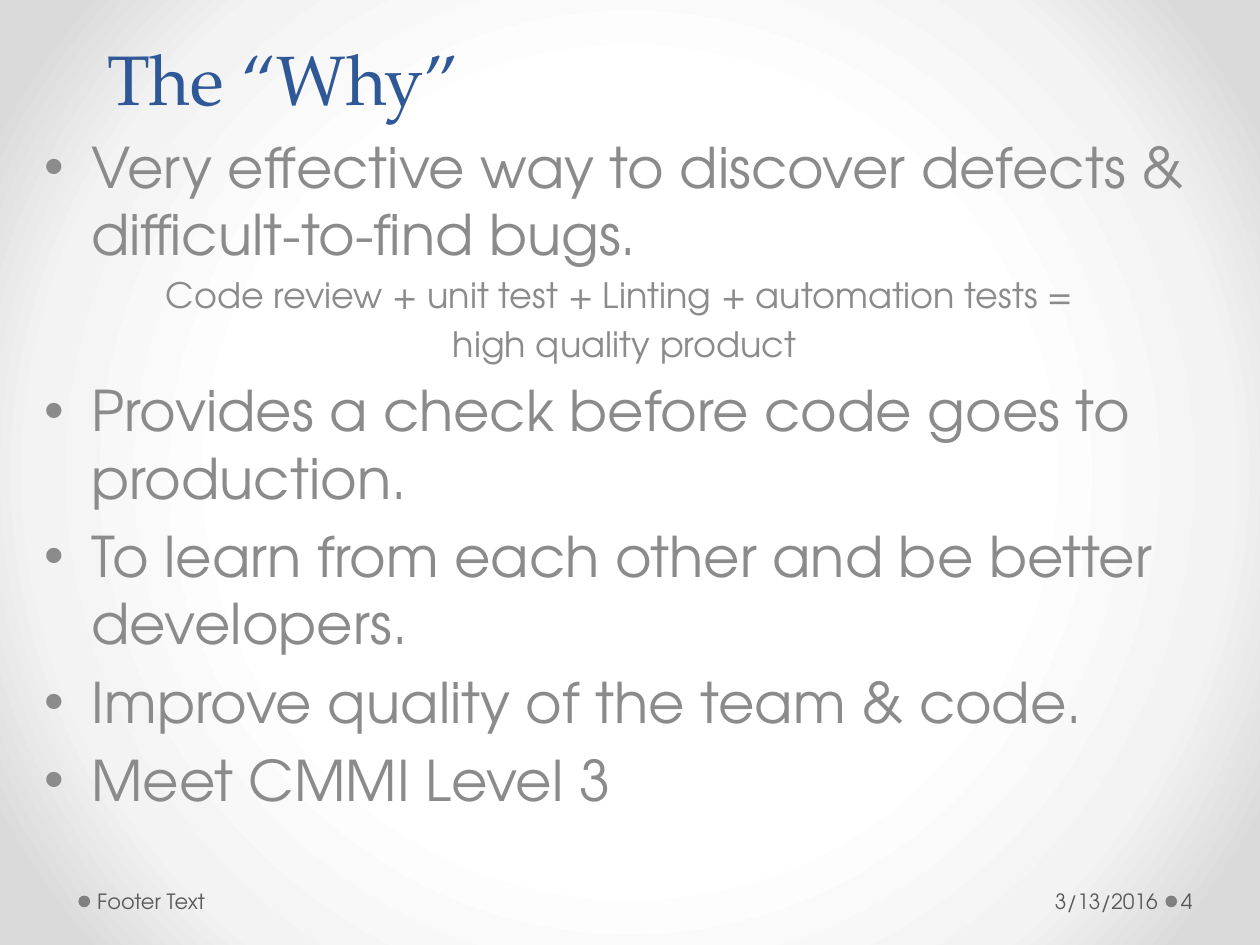
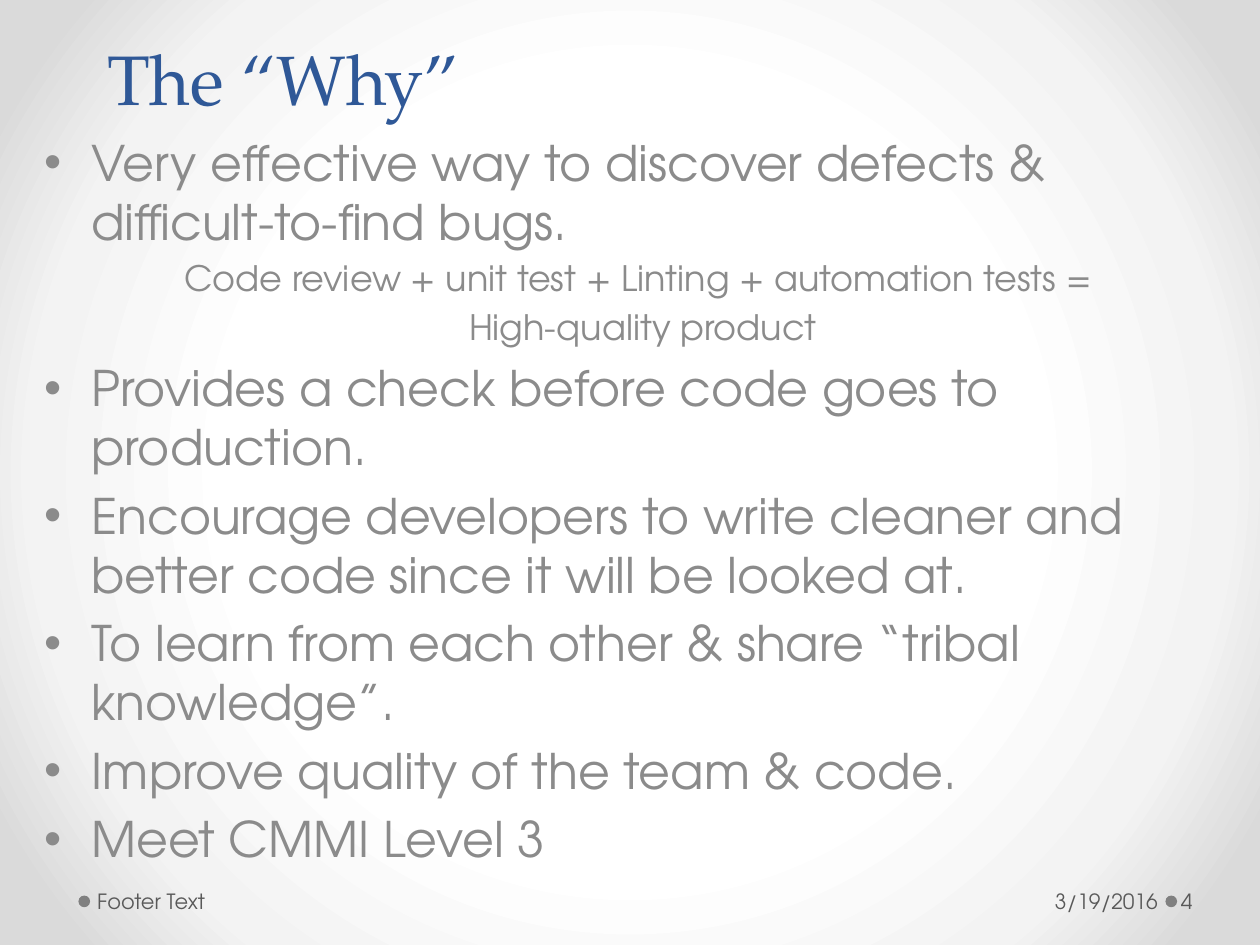
Before and after one commit to h-t-tran/brown, a slide deck: slide 4 of codereview/tech-presentation-effective-codereview.pptx. Drawn at 1260x945 pixels with LibreOffice and Linux fonts; fonts in the diff are those of the drawing. Boxes give left, top, right and bottom in pixels: in the first picture for what was removed or moved away, otherwise in the second. Text is boxed around its words. In the diff, an @@ line names an element or a change of style, - is before the commit and + after.

```diff
--- a/codereview/tech-presentation-effective-codereview.pptx
+++ b/codereview/tech-presentation-effective-codereview.pptx
@@ subtitle at bbox=[91, 145, 998, 858]: size 32 to 28 pt in "Very effective way to discover defects & ...", "Provides a check before code goes to ...", "Improve quality of the team & code.", "Meet CMMI Level 3" @@
@@ subtitle at bbox=[469, 314, 817, 348]: text changed @@
-high quality product
+High-quality product
@@ subtitle at bbox=[91, 498, 1123, 731]: text changed; size 32 to 28 pt @@
-• To learn from each other and be better developers.
+• Encourage developers to write cleaner and better code since it will be looked at.
+• To learn from each other & share “tribal knowledge”.
@@ text at bbox=[1055, 893, 1158, 912]: text changed @@
-3/13/2016
+3/19/2016
```
Also in this commit, not shown: 22 other slides changed, 2 slides added, 7 other files.
